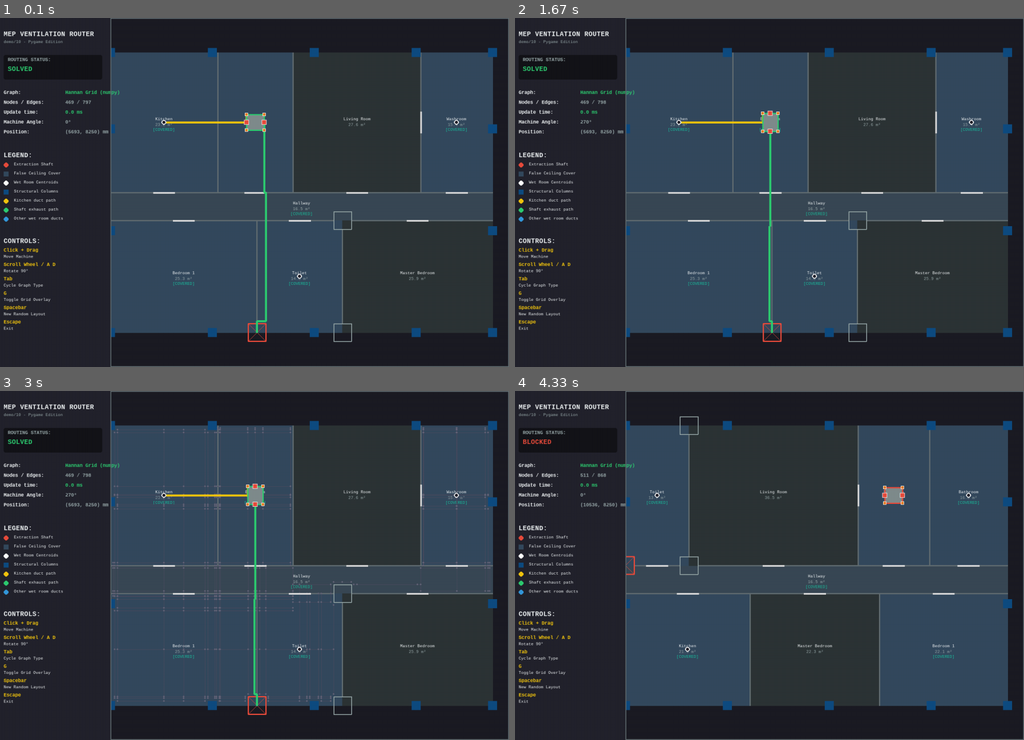
Above: before the commit, frames 1-4 (two rows, left to right).
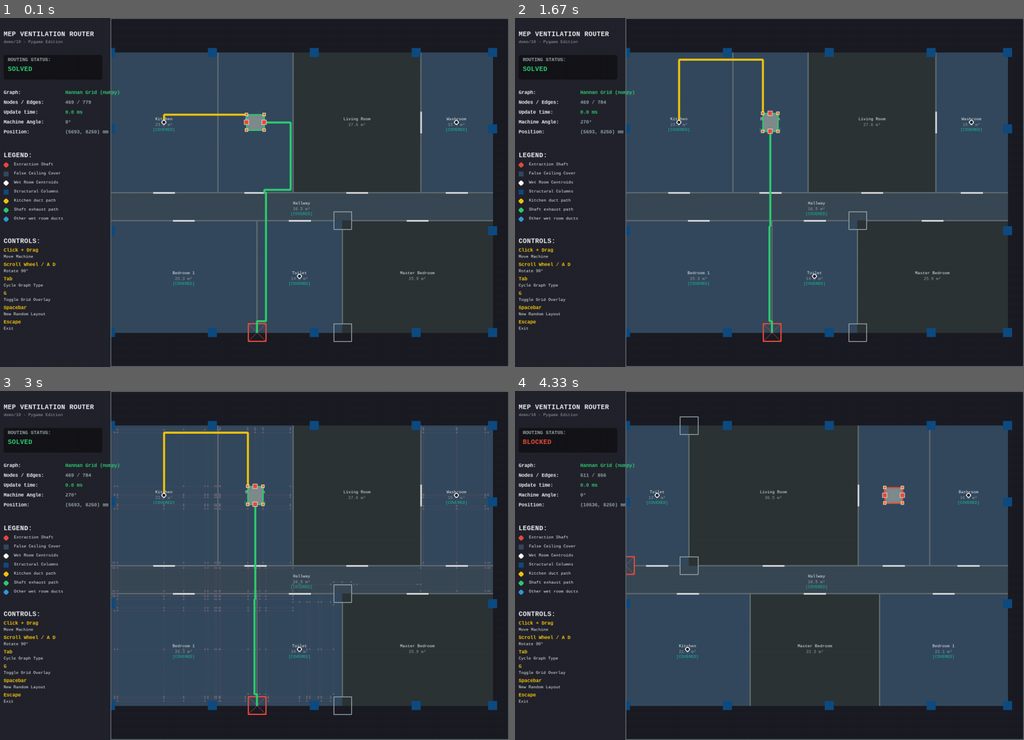
Above: after the commit, the same moments.

Repository: alxgom/MEP
Game: pygame game, started from demos/10/main.py
Two runs of this game, one before a commit and one after it. Both use one fixed random seed, a clock stepped at 60 frames per second and the inputs below.
Inputs (mouse positions are in pixels of both pictures, inside the frame that each line leads up to):
- Up to frame 1 (0.1 s): no input
- Up to frame 2 (1.67 s): hold Right 0.33-0.8 s; move the mouse to (749, 206) at 0.37 s; hold Right 0.83-1.3 s; move the mouse to (932, 182) at 0.87 s; hold Left from 1.33 s (still down); move the mouse to (642, 195) at 1.37 s
- Up to frame 3 (3 s): release Left at 1.87 s; hold Left 1.9-2.3 s; move the mouse to (91, 513) at 1.93 s; tap G at 2.05 s; hold Right 2.33-2.97 s; move the mouse to (325, 443) at 2.37 s
- Up to frame 4 (4.33 s): tap Space at 3 s; hold Left 3.33-3.8 s; tap G at 3.48 s; hold Right 3.83-4.3 s

The runs differ from the first frame. In frame 1, 0.5% of the frame differs, in the area x 16-58%, y 23-50%; in frame 2, 0.4%; in frame 3, 0.4%; in frame 4, less than 0.1%.

Commit message:
Implement face-normal pin edge constraints and proximity-based port fallback routing

Diff:
--- a/demos/10/main.py
+++ b/demos/10/main.py
@@ -288,6 +288,54 @@
             w = float(np.hypot(dx, dy))
             valid_edges.append((min_idx, shaft_idx, w, d))
 
+    # ── Map pin coordinates to node indices to filter machine face-edges ──
+    pin_indices = {}
+    global_pins = get_machine_pins(machine_cx, machine_cy, machine_angle)
+    for name, pt in global_pins.items():
+        diffs = np.hypot(nodes_arr[:, 0] - pt[0], nodes_arr[:, 1] - pt[1])
+        min_idx = np.argmin(diffs)
+        if diffs[min_idx] < 1.0:  # exact match within 1mm
+            pin_indices[int(min_idx)] = name
+
+    # Allowed direction based on machine_angle
+    left_dir = 'W'
+    right_dir = 'E'
+    if machine_angle == 90:
+        left_dir = 'S'
+        right_dir = 'N'
+    elif machine_angle == 180:
+        left_dir = 'E'
+        right_dir = 'W'
+    elif machine_angle == 270:
+        left_dir = 'N'
+        right_dir = 'S'
+
+    # Filter edges so that machine pins only connect outward normal to their face
+    filtered_edges = []
+    for u, v, w, d in valid_edges:
+        keep = True
+
+        # Check u as pin
+        if u in pin_indices:
+            pin_name = pin_indices[u]
+            is_left = pin_name in ('left_mid', 'tl', 'bl')
+            allowed = left_dir if is_left else right_dir
+            if d != allowed:
+                keep = False
+
+        # Check v as pin
+        if v in pin_indices:
+            pin_name = pin_indices[v]
+            is_left = pin_name in ('left_mid', 'tl', 'bl')
+            allowed = left_dir if is_left else right_dir
+            if DIR_REV[d] != allowed:
+                keep = False
+
+        if keep:
+            filtered_edges.append((u, v, w, d))
+
+    valid_edges = filtered_edges
+
     adj = {i: [] for i in range(len(nodes_arr))}
     for u, v, w, d in valid_edges:
         adj[u].append((v, w, d))
@@ -857,19 +905,6 @@
         _, kitchen_node_idx = grid_kd.query(kitchen_pt)
         kitchen_node_idx = int(kitchen_node_idx)
 
-        # Find closest small orange pin to Kitchen terminal
-        small_pins = ["tl", "tr", "bl", "br"]
-        best_pin_name = None
-        best_dist = 1e9
-        for name in small_pins:
-            pt = global_pins[name]
-            dist = math.hypot(pt[0] - kitchen_pt[0], pt[1] - kitchen_pt[1])
-            if dist < best_dist:
-                best_dist = dist
-                best_pin_name = name
-
-        kitchen_pin_node_idx = pin_node_map[best_pin_name]
-
         # ── Block the exhaust node & shaft route path to prevent overlapping ──
         kitchen_weights = {}
         for nbr, dist, direction in current_env.adj.get(exhaust_node_idx, []):
@@ -882,17 +917,28 @@
                 edge = (min(u, v), max(u, v))
                 kitchen_weights[edge] = 1e9
 
-        try:
-            kitchen_path, kitchen_len = state_expanded_astar(
-                current_env,
-                kitchen_pin_node_idx,
-                kitchen_node_idx,
-                C_bend=C_BEND,
-                edge_weights=kitchen_weights
-            )
-        except Exception as e:
-            print(f"Kitchen routing search error: {e}")
-            kitchen_path = None
+        # Try small pins in order of proximity to Kitchen terminal
+        small_pins = ["tl", "tr", "bl", "br"]
+        sorted_pins = sorted(
+            small_pins,
+            key=lambda name: math.hypot(global_pins[name][0] - kitchen_pt[0], global_pins[name][1] - kitchen_pt[1])
+        )
+
+        for pin_name in sorted_pins:
+            pin_node_idx = pin_node_map[pin_name]
+            try:
+                path, length = state_expanded_astar(
+                    current_env,
+                    pin_node_idx,
+                    kitchen_node_idx,
+                    C_bend=C_BEND,
+                    edge_weights=kitchen_weights
+                )
+                if path is not None:
+                    kitchen_path = path
+                    break
+            except Exception as e:
+                print(f"Kitchen routing search error on pin {pin_name}: {e}")
 
     if kitchen_pt and kitchen_path is None:
         elapsed_ms = (time.perf_counter() - t_start) * 1000.0
